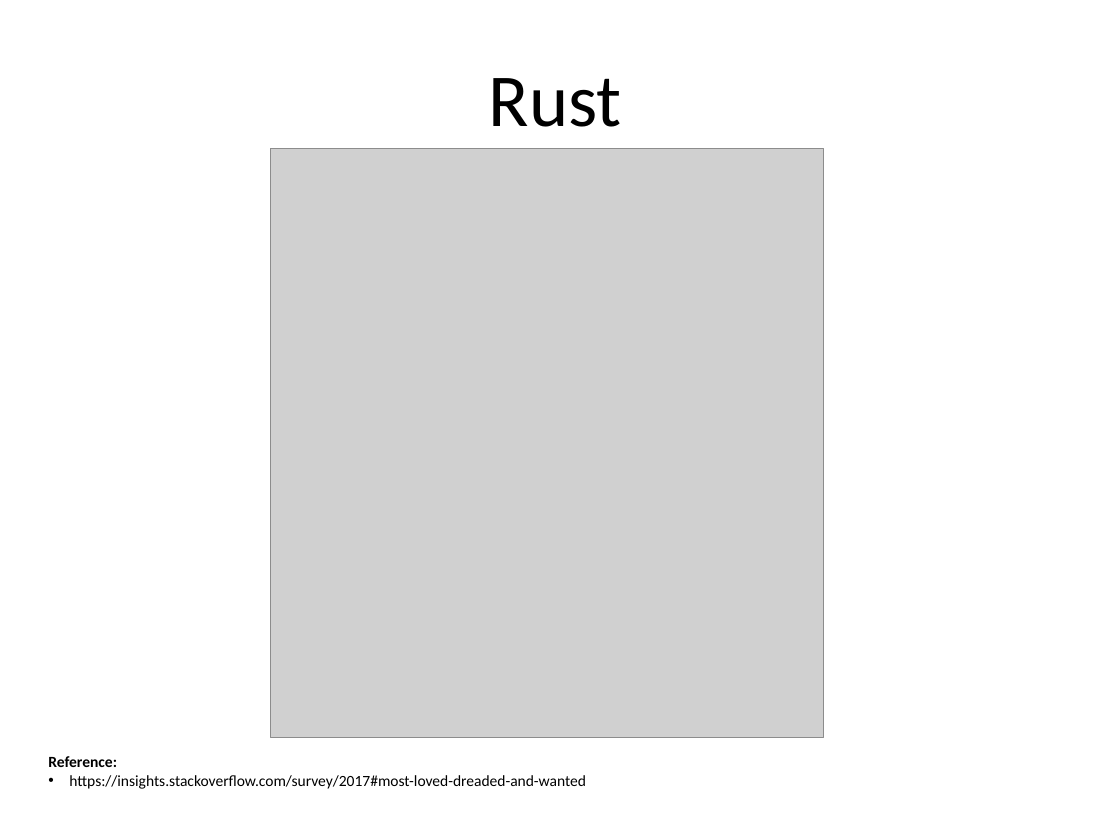
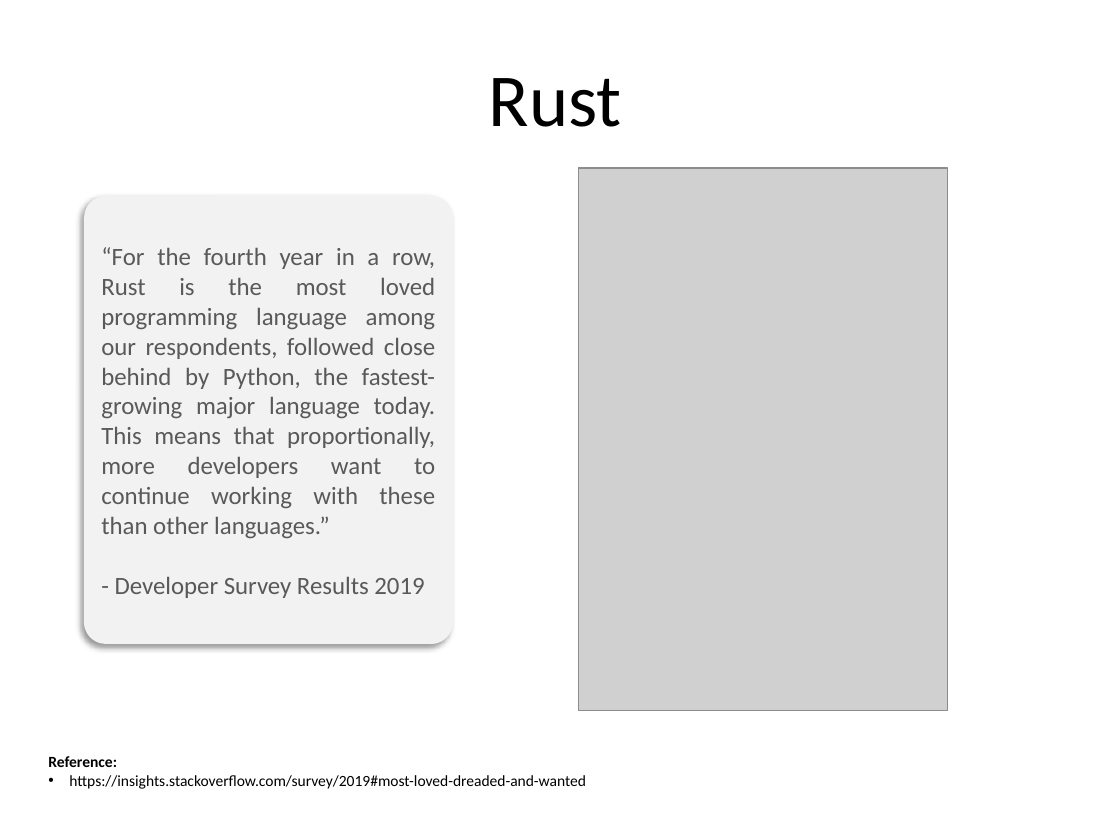
Before and after one commit to dsietz/test-data-generation, a slide deck: slide 23 of An Introduciton to Test Data Generation.pptx (slide 24 before the commit). Drawn at 1120x840 pixels with LibreOffice and Linux fonts; fonts in the diff are those of the drawing; grey boxes stand for pictures. Boxes give left, top, right and bottom in pixels: in the first picture for what was removed or moved away, otherwise in the second. Text is boxed around its words. In the diff, an @@ line names an element or a change of style, - is before the commit and + after.

```diff
--- a/An Introduciton to Test Data Generation.pptx
+++ b/An Introduciton to Test Data Generation.pptx
@@ picture removed at bbox=[271, 149, 824, 738] @@
@@ picture added at bbox=[579, 168, 949, 711] @@
@@ rounded rectangle added at bbox=[84, 196, 454, 644], fill #F2F2F2, 16 pt, text #595959 @@
+“For the fourth year in a row, Rust is the most loved programming language among our respondents, followed close behind by Python, the fastest-growing major language today. This means that proportionally, more developers want to continue working with these than other languages.”
+- Developer Survey Results 2019
@@ text at bbox=[69, 775, 586, 789]: text changed @@
-• https://insights.stackoverflow.com/survey/2017#most-loved-dreaded-and-wanted
+• https://insights.stackoverflow.com/survey/2019#most-loved-dreaded-and-wanted
```
Also in this commit, not shown: 3 other slides changed, 1 slide added, 3 slides removed.
